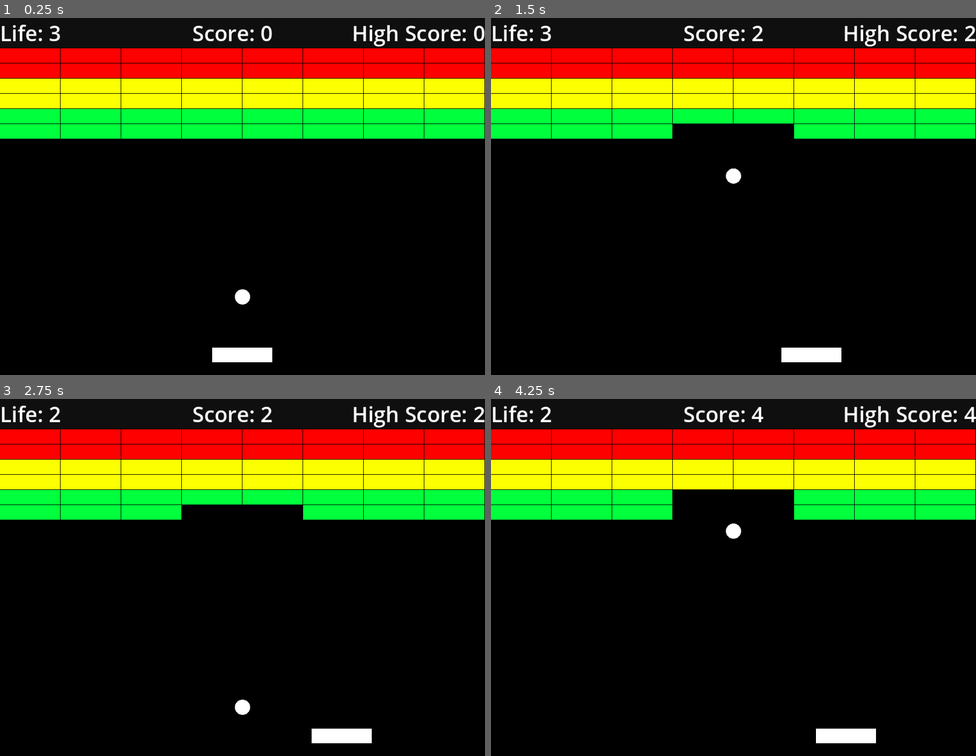
Above: before the commit, frames 1-4 (two rows, left to right).
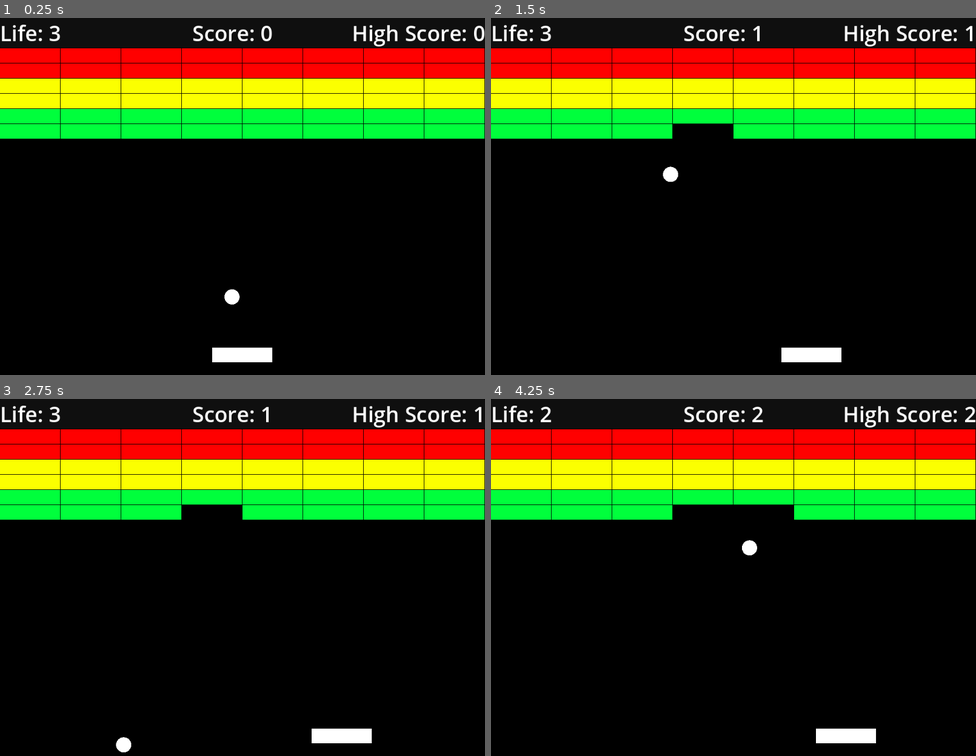
Above: after the commit, the same moments.

Repository: Xyloph/20GC_Game2
Game: Godot game, scene res://scenes/main.tscn
Same seed, same stepped clock (60 frames per second), same inputs: the game is played once before the commit and once after it.
Inputs:
- Up to frame 1 (0.25 s): no input
- Up to frame 2 (1.5 s): tap Enter at 0.5 s; hold Right (ui_right) 0.53-1.28 s; hold Left (ui_left) from 1.28 s (still down)
- Up to frame 3 (2.75 s): release Left (ui_left) at 2.03 s; hold Right (ui_right) from 2.03 s (still down)
- Up to frame 4 (4.25 s): release Right (ui_right) at 3.53 s; hold Left (ui_left) from 3.53 s (still down)

The runs differ from the first frame. In frame 1, 0.2% of the frame differs, in the area x 46-52%, y 75-81%; in frame 2, 0.9%; in frame 3, 0.9%; in frame 4, 1.4%, in the area x 37-100%, y 2-44%.

Commit message:
Adding a small randomness to ball start and smaller area on blocks

Diff:
--- a/scenes/block.tscn
+++ b/scenes/block.tscn
@@ -8,7 +8,7 @@
 
 [sub_resource type="RectangleShape2D" id="RectangleShape2D_wigv5"]
 resource_local_to_scene = true
-size = Vector2(140, 38)
+size = Vector2(132, 35)
 
 [node name="Block" type="StaticBody2D"]
 collision_layer = 2
@@ -25,7 +25,7 @@
 priority = 3
 
 [node name="AreaShape" type="CollisionShape2D" parent="Area2D"]
-position = Vector2(64, 16)
+position = Vector2(64, 16.5)
 shape = SubResource("RectangleShape2D_wigv5")
 
 [connection signal="body_entered" from="Area2D" to="." method="_on_area_2d_body_entered"]
--- a/scripts/ball.gd
+++ b/scripts/ball.gd
@@ -15,7 +15,7 @@
 
 func reset_ball() -> void:
 	ball_speed = ORIGINAL_BALL_SPEED
-	ball_velocity = Vector2(0,-1)
+	ball_velocity = Vector2(randf_range(-0.5,0.5),-1)
 
 func get_radius() -> int:
 	return col_shape.shape.radius
@@ -26,7 +26,7 @@
 # Called when the node enters the scene tree for the first time.
 func _ready():
 	# set an initial ball velocity
-	ball_velocity = Vector2(0,-1)
+	ball_velocity = Vector2(randf_range(-0.5,0.5),-1)
 
 # Called every frame. 'delta' is the elapsed time since the previous frame.
 func _physics_process(delta: float) -> void:
